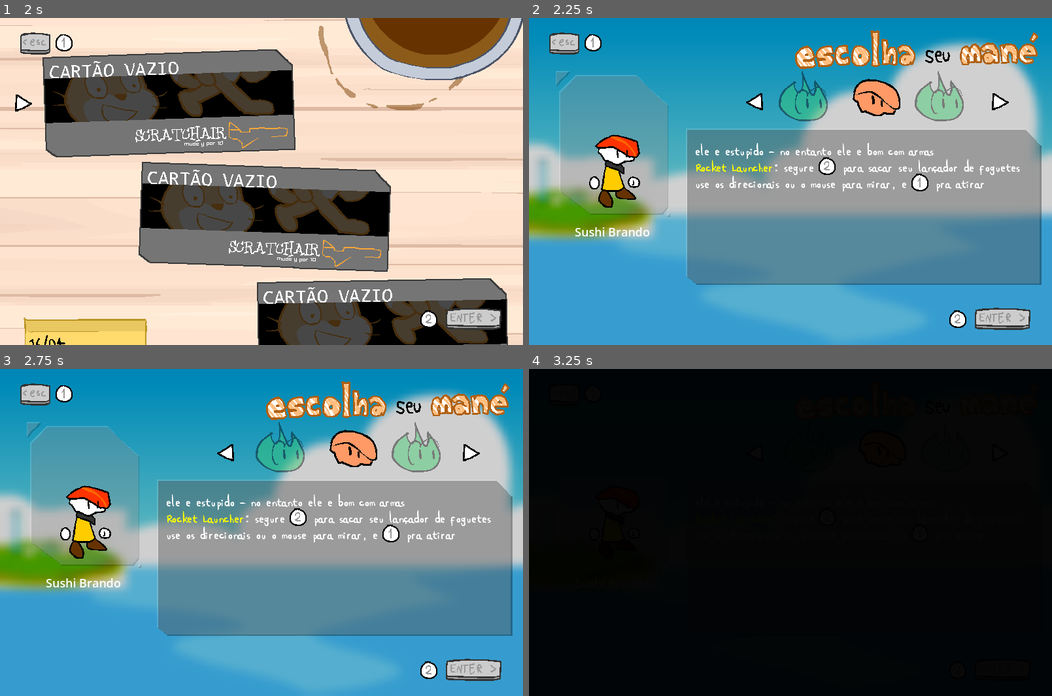
Above: before the commit, frames 1-4 (two rows, left to right).
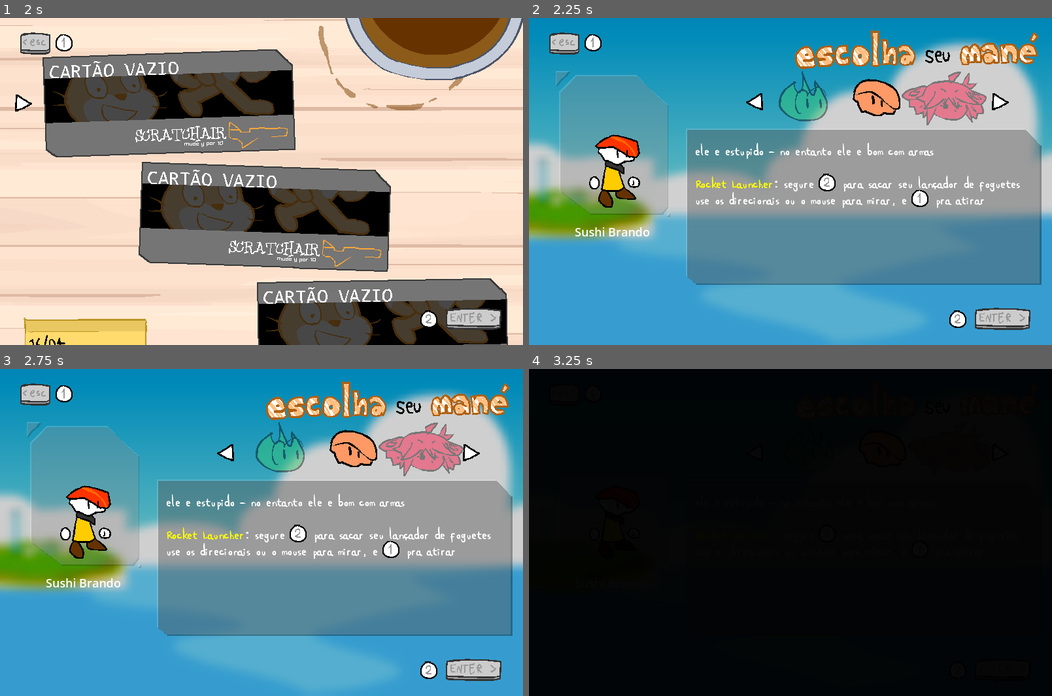
Above: after the commit, the same moments.

Repository: neontflame/jolas
Game: Godot game, scene res://Menustuffs/Menu.tscn
The game is run twice, just before and just after one commit, with the same random seed, the same clock (stepped at 60 frames per second) and the same inputs. The engine's default icon, where the game draws it, is replaced by a stand-in: a white triangle on a blue panel in a dark square.
Inputs (mouse positions are in pixels of both pictures, inside the frame that each line leads up to):
- Up to frame 1 (2 s): tap Enter (ctrl_pause) at 0.5 s; move the mouse to (376, 165) at 0.52 s; hold Right (ctrl_right) 0.53-1.25 s; hold Z (ctrl_2) 0.53-1.25 s; tap X (ctrl_1) at 0.6 s; click (376, 165) at 0.67 s; tap V (ctrl_jump) at 0.77 s; drag from (156, 197) to (235, 246) at 1.27 s
- Up to frame 2 (2.25 s): tap Space at 2 s; move the mouse to (842, 109) at 2.02 s; hold Left (ctrl_left) from 2.03 s (still down); hold Z (ctrl_2) from 2.03 s (still down); tap X (ctrl_1) at 2.1 s
- Up to frame 3 (2.75 s): keep holding Left (ctrl_left); keep holding Z (ctrl_2)
- Up to frame 4 (3.25 s): release Left (ctrl_left) at 2.75 s; release Z (ctrl_2) at 2.75 s; tap Enter (ctrl_pause) at 2.75 s; drag from (764, 597) to (633, 483) at 2.77 s

Frame 1 is identical in both runs. In frame 2, 3.4% of the frame differs, in the area x 31-94%, y 16-59%; in frame 3, 3.4%; in frame 4, less than 0.1%.

Commit message:
draw the rest of the gteto

Diff:
--- a/Menustuffs/DipshitMenu/DipshitMenu.gd
+++ b/Menustuffs/DipshitMenu/DipshitMenu.gd
@@ -64,7 +64,14 @@
 
 	$MenuCanvas/MidAnchor/CharInfo/Name.text = GameUtils.get_char_info(char)['name']
 	$MenuCanvas/MidAnchor/CharInfo/Desc.text = GameUtils.get_char_info(char)['desc']
-	$MenuCanvas/MidAnchor/CharInfo/Desc.text += '\n' + GeneralUtils.text_replacery(GameUtils.get_char_info(char)['ability'])
+
+	$MenuCanvas/MidAnchor/CharInfo/Desc.text += '\n'
+
+	if GameUtils.get_char_info(char)['ability'] is Array:
+		for abilitee in GameUtils.get_char_info(char)['ability']:
+			$MenuCanvas/MidAnchor/CharInfo/Desc.text += '\n' + GeneralUtils.text_replacery(abilitee)
+	else:
+		$MenuCanvas/MidAnchor/CharInfo/Desc.text += '\n' + GeneralUtils.text_replacery(GameUtils.get_char_info(char)['ability'])
 
 var mapToGoTo := ''
 
--- a/Menustuffs/DipshitMenu/DipshitMenu.tscn
+++ b/Menustuffs/DipshitMenu/DipshitMenu.tscn
@@ -37,21 +37,21 @@
 "speed": 12.0
 }]
 
-[node name="DipshitMenu" type="Node2D"]
+[node name="DipshitMenu" type="Node2D" unique_id=1051846534]
 script = ExtResource("1_1fg5c")
 
-[node name="MenuCanvas" type="CanvasLayer" parent="."]
+[node name="MenuCanvas" type="CanvasLayer" parent="." unique_id=1406328895]
 
-[node name="LeftAnchor" type="Control" parent="MenuCanvas"]
+[node name="LeftAnchor" type="Control" parent="MenuCanvas" unique_id=108367386]
 layout_mode = 3
 anchors_preset = 0
 offset_right = 40.0
 offset_bottom = 40.0
 
-[node name="Esc" parent="MenuCanvas/LeftAnchor" instance=ExtResource("2_x8tw6")]
+[node name="Esc" parent="MenuCanvas/LeftAnchor" unique_id=616413071 instance=ExtResource("2_x8tw6")]
 position = Vector2(54, 39)
 
-[node name="MidAnchor" type="Control" parent="MenuCanvas"]
+[node name="MidAnchor" type="Control" parent="MenuCanvas" unique_id=371091860]
 layout_mode = 3
 anchors_preset = 8
 anchor_left = 0.5
@@ -65,11 +65,11 @@
 grow_horizontal = 2
 grow_vertical = 2
 
-[node name="ChooseYourDipshit" type="Sprite2D" parent="MenuCanvas/MidAnchor"]
+[node name="ChooseYourDipshit" type="Sprite2D" parent="MenuCanvas/MidAnchor" unique_id=732016889]
 position = Vector2(213, -182)
 texture = ExtResource("1_v7kdm")
 
-[node name="DipshitDescBox" type="NinePatchRect" parent="MenuCanvas/MidAnchor"]
+[node name="DipshitDescBox" type="NinePatchRect" parent="MenuCanvas/MidAnchor" unique_id=1084625783]
 layout_mode = 0
 offset_left = -140.0
 offset_top = -62.0
@@ -81,14 +81,14 @@
 patch_margin_right = 28
 patch_margin_bottom = 16
 
-[node name="DipshitBox" type="Sprite2D" parent="MenuCanvas/MidAnchor"]
+[node name="DipshitBox" type="Sprite2D" parent="MenuCanvas/MidAnchor" unique_id=1677649635]
 position = Vector2(-252, -38)
 texture = ExtResource("5_ohf5w")
 
-[node name="CharInfo" type="Node2D" parent="MenuCanvas/MidAnchor"]
+[node name="CharInfo" type="Node2D" parent="MenuCanvas/MidAnchor" unique_id=698974887]
 position = Vector2(-380, -230)
 
-[node name="Name" type="Label" parent="MenuCanvas/MidAnchor/CharInfo"]
+[node name="Name" type="Label" parent="MenuCanvas/MidAnchor/CharInfo" unique_id=1892705835]
 offset_left = 26.0
 offset_top = 314.0
 offset_right = 230.0
@@ -98,7 +98,7 @@
 text = "Neon T. Flame"
 horizontal_alignment = 1
 
-[node name="Desc" type="RichTextLabel" parent="MenuCanvas/MidAnchor/CharInfo"]
+[node name="Desc" type="RichTextLabel" parent="MenuCanvas/MidAnchor/CharInfo" unique_id=1605418643]
 offset_left = 252.0
 offset_top = 187.0
 offset_right = 774.0
@@ -111,38 +111,38 @@
 text = "left right left right left right down
 you got [color=#FF0000]another thing[/color] comin if you think i'll lose "
 
-[node name="PreviewPos" type="Node2D" parent="MenuCanvas/MidAnchor/CharInfo"]
+[node name="PreviewPos" type="Node2D" parent="MenuCanvas/MidAnchor/CharInfo" unique_id=1966942834]
 position = Vector2(133, 276)
 
-[node name="IconSelect" type="Node2D" parent="MenuCanvas/MidAnchor"]
+[node name="IconSelect" type="Node2D" parent="MenuCanvas/MidAnchor" unique_id=1097782447]
 position = Vector2(-380, -230)
 
-[node name="SetaRight" type="AnimatedSprite2D" parent="MenuCanvas/MidAnchor/IconSelect"]
+[node name="SetaRight" type="AnimatedSprite2D" parent="MenuCanvas/MidAnchor/IconSelect" unique_id=290295001]
 position = Vector2(721, 127)
 sprite_frames = SubResource("SpriteFrames_pobul")
 
-[node name="SetaLeft" type="AnimatedSprite2D" parent="MenuCanvas/MidAnchor/IconSelect"]
+[node name="SetaLeft" type="AnimatedSprite2D" parent="MenuCanvas/MidAnchor/IconSelect" unique_id=261166968]
 position = Vector2(345, 127)
 sprite_frames = SubResource("SpriteFrames_pobul")
 flip_h = true
 
-[node name="Icons" type="Node2D" parent="MenuCanvas/MidAnchor/IconSelect"]
+[node name="Icons" type="Node2D" parent="MenuCanvas/MidAnchor/IconSelect" unique_id=48006639]
 
-[node name="CurIcon" type="Sprite2D" parent="MenuCanvas/MidAnchor/IconSelect/Icons"]
+[node name="CurIcon" type="Sprite2D" parent="MenuCanvas/MidAnchor/IconSelect/Icons" unique_id=1045895402]
 position = Vector2(540, 122)
 texture = ExtResource("10_ky6fr")
 
-[node name="IconRight" type="Sprite2D" parent="MenuCanvas/MidAnchor/IconSelect/Icons"]
+[node name="IconRight" type="Sprite2D" parent="MenuCanvas/MidAnchor/IconSelect/Icons" unique_id=210653825]
 self_modulate = Color(1, 1, 1, 0.41960785)
 position = Vector2(644, 122)
 texture = ExtResource("10_ky6fr")
 
-[node name="IconLeft" type="Sprite2D" parent="MenuCanvas/MidAnchor/IconSelect/Icons"]
+[node name="IconLeft" type="Sprite2D" parent="MenuCanvas/MidAnchor/IconSelect/Icons" unique_id=769744933]
 self_modulate = Color(1, 1, 1, 0.41960785)
 position = Vector2(436, 122)
 texture = ExtResource("10_ky6fr")
 
-[node name="RightAnchor" type="Control" parent="MenuCanvas"]
+[node name="RightAnchor" type="Control" parent="MenuCanvas" unique_id=247658076]
 layout_mode = 3
 anchors_preset = 3
 anchor_left = 1.0
@@ -154,10 +154,10 @@
 grow_horizontal = 0
 grow_vertical = 0
 
-[node name="Enter" parent="MenuCanvas/RightAnchor" instance=ExtResource("11_6m5v3")]
+[node name="Enter" parent="MenuCanvas/RightAnchor" unique_id=1075826793 instance=ExtResource("11_6m5v3")]
 position = Vector2(-36, 0)
 
-[node name="FadeRect" type="ColorRect" parent="MenuCanvas"]
+[node name="FadeRect" type="ColorRect" parent="MenuCanvas" unique_id=1728147951]
 self_modulate = Color(0, 0, 0, 0)
 anchors_preset = 15
 anchor_right = 1.0
--- /dev/null
+++ b/Playerstuffs/Characters/GTeto/GTeto.tscn
@@ -0,0 +1,207 @@
+[gd_scene format=3 uid="uid://bvn014sqhfrsx"]
+
+[ext_resource type="PackedScene" uid="uid://bv0kwtpveitw3" path="res://Playerstuffs/player.tscn" id="1_hg04w"]
+[ext_resource type="Texture2D" uid="uid://dyso55scr8nd3" path="res://Playerstuffs/Characters/GTeto/Sprites/gteto sonicbattlespin0001.png" id="2_vyqck"]
+[ext_resource type="Texture2D" uid="uid://cexoojt46du05" path="res://Playerstuffs/Characters/GTeto/Sprites/gteto idle.png" id="2_xuht7"]
+[ext_resource type="Texture2D" uid="uid://ct2n51edbywke" path="res://Playerstuffs/Characters/GTeto/Sprites/gteto sonicbattlespin0002.png" id="3_0kway"]
+[ext_resource type="Texture2D" uid="uid://bf8ptiuh0o6yv" path="res://Playerstuffs/Characters/GTeto/Sprites/gteto sonicbattlespin0003.png" id="4_5osx7"]
+[ext_resource type="Texture2D" uid="uid://ogq8cfkukl8q" path="res://Playerstuffs/Characters/GTeto/Sprites/gteto sonicbattlespin0004.png" id="5_pjnwn"]
+[ext_resource type="Texture2D" uid="uid://f724isy4cen7" path="res://Playerstuffs/Characters/GTeto/Sprites/gteto fall.png" id="7_b6rhw"]
+[ext_resource type="Texture2D" uid="uid://c5v2oxx1602mc" path="res://Playerstuffs/Characters/GTeto/Sprites/g-t-charge/gteto charge air0001.png" id="8_s1msp"]
+[ext_resource type="Texture2D" uid="uid://d4jsjygb6qtqj" path="res://Playerstuffs/Characters/GTeto/Sprites/g-t-charge/gteto charge air0002.png" id="9_8bapk"]
+[ext_resource type="Texture2D" uid="uid://rbvtohiij66m" path="res://Playerstuffs/Characters/GTeto/Sprites/g-t-charge/gteto charge floor0001.png" id="10_ok1yj"]
+[ext_resource type="Texture2D" uid="uid://dtrxjtx4c4dqj" path="res://Playerstuffs/Characters/GTeto/Sprites/g-t-charge/gteto charge floor0002.png" id="11_02u55"]
+[ext_resource type="Texture2D" uid="uid://r3t7lj0vl5ng" path="res://Playerstuffs/Characters/GTeto/Sprites/g-t-charge/gteto shoot air0001.png" id="12_onv64"]
+[ext_resource type="Texture2D" uid="uid://conmbxhrm4630" path="res://Playerstuffs/Characters/GTeto/Sprites/g-t-charge/gteto shoot air0002.png" id="13_f4va4"]
+[ext_resource type="Texture2D" uid="uid://bb8y15pd7tvch" path="res://Playerstuffs/Characters/GTeto/Sprites/g-t-charge/gteto shoot air0003.png" id="14_m6nla"]
+[ext_resource type="Texture2D" uid="uid://yn07eewyymts" path="res://Playerstuffs/Characters/GTeto/Sprites/g-t-charge/gteto shoot floor0001.png" id="15_qaut2"]
+[ext_resource type="Texture2D" uid="uid://feqccvu4ueff" path="res://Playerstuffs/Characters/GTeto/Sprites/g-t-charge/gteto shoot floor0002.png" id="16_7bkan"]
+[ext_resource type="Texture2D" uid="uid://71mwr6875rx2" path="res://Playerstuffs/Characters/GTeto/Sprites/g-t-charge/gteto shoot floor0003.png" id="17_br403"]
+[ext_resource type="Texture2D" uid="uid://fmvkrnra3ohf" path="res://Playerstuffs/Characters/GTeto/Sprites/g-t-slam/gtslam air.png" id="18_h6tm1"]
+[ext_resource type="Texture2D" uid="uid://bw53ll6v6ofng" path="res://Playerstuffs/Characters/GTeto/Sprites/g-t-slam/gtslam land0001.png" id="19_bv4nr"]
+[ext_resource type="Texture2D" uid="uid://ditrdvxjwldwk" path="res://Playerstuffs/Characters/GTeto/Sprites/g-t-slam/gtslam land0002.png" id="20_2slyt"]
+[ext_resource type="Texture2D" uid="uid://ngx16jyfy3k8" path="res://Playerstuffs/Characters/GTeto/Sprites/gteto hurt0001.png" id="21_6wfbb"]
+[ext_resource type="Texture2D" uid="uid://df4e4xd0l6go6" path="res://Playerstuffs/Characters/GTeto/Sprites/gteto hurt0002.png" id="22_7d4fm"]
+[ext_resource type="Texture2D" uid="uid://b7vub7m1k471d" path="res://Playerstuffs/Characters/GTeto/Sprites/gteto jump.png" id="23_ustwx"]
+[ext_resource type="Texture2D" uid="uid://bcp6dd7cxwu3s" path="res://Playerstuffs/Characters/GTeto/Sprites/gteto run0001.png" id="24_utfa8"]
+[ext_resource type="Texture2D" uid="uid://tv0q08t4hll5" path="res://Playerstuffs/Characters/GTeto/Sprites/gteto run0002.png" id="25_2dhqi"]
+[ext_resource type="Texture2D" uid="uid://gx1sy3gelg8v" path="res://Playerstuffs/Characters/GTeto/Sprites/gteto run0003.png" id="26_uycj4"]
+[ext_resource type="Texture2D" uid="uid://dh103ro4xmesj" path="res://Playerstuffs/Characters/GTeto/Sprites/gteto run0004.png" id="27_5srw2"]
+[ext_resource type="Texture2D" uid="uid://clh1udpw87e5l" path="res://Playerstuffs/Characters/GTeto/Sprites/gteto walk0001.png" id="28_i567o"]
+[ext_resource type="Texture2D" uid="uid://bv36mw72v6fcx" path="res://Playerstuffs/Characters/GTeto/Sprites/gteto walk0002.png" id="29_dhtg4"]
+[ext_resource type="Texture2D" uid="uid://bswo5w3fydfoe" path="res://Playerstuffs/Characters/GTeto/Sprites/gteto walk0003.png" id="30_0isye"]
+[ext_resource type="Texture2D" uid="uid://b38006pkewtkq" path="res://Playerstuffs/Characters/GTeto/Sprites/gteto walk0004.png" id="31_jokxt"]
+
+[sub_resource type="SpriteFrames" id="SpriteFrames_47cw4"]
+animations = [{
+"frames": [{
+"duration": 1.0,
+"texture": ExtResource("2_vyqck")
+}, {
+"duration": 1.0,
+"texture": ExtResource("3_0kway")
+}, {
+"duration": 1.0,
+"texture": ExtResource("4_5osx7")
+}, {
+"duration": 1.0,
+"texture": ExtResource("5_pjnwn")
+}],
+"loop": true,
+"name": &"battleSpin",
+"speed": 12.0
+}, {
+"frames": [{
+"duration": 1.0,
+"texture": ExtResource("2_xuht7")
+}],
+"loop": true,
+"name": &"default",
+"speed": 5.0
+}, {
+"frames": [{
+"duration": 1.0,
+"texture": ExtResource("7_b6rhw")
+}],
+"loop": true,
+"name": &"fall",
+"speed": 5.0
+}, {
+"frames": [{
+"duration": 1.0,
+"texture": ExtResource("8_s1msp")
+}, {
+"duration": 1.0,
+"texture": ExtResource("9_8bapk")
+}],
+"loop": true,
+"name": &"gtChargeAir",
+"speed": 12.0
+}, {
+"frames": [{
+"duration": 1.0,
+"texture": ExtResource("10_ok1yj")
+}, {
+"duration": 1.0,
+"texture": ExtResource("11_02u55")
+}],
+"loop": true,
+"name": &"gtChargeFloor",
+"speed": 12.0
+}, {
+"frames": [{
+"duration": 1.0,
+"texture": ExtResource("12_onv64")
+}, {
+"duration": 1.0,
+"texture": ExtResource("13_f4va4")
+}, {
+"duration": 5.0,
+"texture": ExtResource("14_m6nla")
+}],
+"loop": false,
+"name": &"gtShootAir",
+"speed": 12.0
+}, {
+"frames": [{
+"duration": 1.0,
+"texture": ExtResource("15_qaut2")
+}, {
+"duration": 1.0,
+"texture": ExtResource("16_7bkan")
+}, {
+"duration": 5.0,
+"texture": ExtResource("17_br403")
+}],
+"loop": false,
+"name": &"gtShootFloor",
+"speed": 12.0
+}, {
+"frames": [{
+"duration": 1.0,
+"texture": ExtResource("18_h6tm1")
+}],
+"loop": true,
+"name": &"gtSlam",
+"speed": 5.0
+}, {
+"frames": [{
+"duration": 1.0,
+"texture": ExtResource("19_bv4nr")
+}, {
+"duration": 1.0,
+"texture": ExtResource("20_2slyt")
+}],
+"loop": false,
+"name": &"gtSlamLand",
+"speed": 12.0
+}, {
+"frames": [{
+"duration": 1.0,
+"texture": ExtResource("21_6wfbb")
+}, {
+"duration": 1.0,
+"texture": ExtResource("22_7d4fm")
+}],
+"loop": false,
+"name": &"hurt",
+"speed": 24.0
+}, {
+"frames": [{
+"duration": 1.0,
+"texture": ExtResource("23_ustwx")
+}],
+"loop": true,
+"name": &"jump",
+"speed": 5.0
+}, {
+"frames": [{
+"duration": 1.0,
+"texture": ExtResource("24_utfa8")
+}, {
+"duration": 1.0,
+"texture": ExtResource("25_2dhqi")
+}, {
+"duration": 1.0,
+"texture": ExtResource("26_uycj4")
+}, {
+"duration": 1.0,
+"texture": ExtResource("27_5srw2")
+}],
+"loop": true,
+"name": &"run",
+"speed": 24.0
+}, {
+"frames": [{
+"duration": 1.0,
+"texture": ExtResource("28_i567o")
+}, {
+"duration": 1.0,
+"texture": ExtResource("29_dhtg4")
+}, {
+"duration": 1.0,
+"texture": ExtResource("30_0isye")
+}, {
+"duration": 1.0,
+"texture": ExtResource("31_jokxt")
+}],
+"loop": true,
+"name": &"walk",
+"speed": 10.0
+}]
+
+[node name="Player" unique_id=440724726 instance=ExtResource("1_hg04w")]
+FLOOR_ACCELERATION = 64.5
+AIR_ACCELERATION = 32
+GRAVITY = 20.0
+JUMP_VELOCITY = -620
+
+[node name="CollisionShape2D" parent="." index="2"]
+position = Vector2(-2.5, 10.675)
+scale = Vector2(0.585, 0.86)
+
+[node name="AnimatedSprite2D" parent="." index="3"]
+sprite_frames = SubResource("SpriteFrames_47cw4")
+animation = &"gtSlamLand"
+frame = 1
+frame_progress = 1.0
--- /dev/null
+++ b/Playerstuffs/Characters/GTeto/Info.json
@@ -0,0 +1,6 @@
+{
+	"name": "G-Teto",
+	"desc": "ela tambem ta ajudando a procurar as chaves! isso e por ocasiao, no entanto; tudo aponta ao canhao que atirou ela aqui",
+	"ability": ["[color=#FFFF00]G-T-Charge[/color]: aperte ctrl_1 pra carregar um projétil poderoso!",
+				"[color=#FF0022]G-T-Slam[/color]: aperte ctrl_2 no ar pra rapidamente ir ate o chao - com um leve knockback no pouso!"]
+}
Not shown: 1 places in Menustuffs/DipshitMenu/DipshitMenu.tscn that only renumber resources
Not shown, added: Playerstuffs/Characters/GTeto/DiagName.png.import
Not shown, added: Playerstuffs/Characters/GTeto/Icon.png.import
Not shown, added: Playerstuffs/Characters/GTeto/Sprites/ObjectsFx/gprojetil explode0001.png.import
Not shown, added: Playerstuffs/Characters/GTeto/Sprites/ObjectsFx/gprojetil explode0002.png.import
Not shown, added: Playerstuffs/Characters/GTeto/Sprites/ObjectsFx/gprojetil explode0003.png.import
Not shown, added: Playerstuffs/Characters/GTeto/Sprites/ObjectsFx/gprojetil explode0004.png.import
Not shown, added: Playerstuffs/Characters/GTeto/Sprites/ObjectsFx/gprojetil0001.png.import
Not shown, added: Playerstuffs/Characters/GTeto/Sprites/ObjectsFx/gprojetil0002.png.import
Not shown, added: Playerstuffs/Characters/GTeto/Sprites/ObjectsFx/gprojetil0003.png.import
Not shown, added: Playerstuffs/Characters/GTeto/Sprites/ObjectsFx/gtslam fx land0001.png.import
Not shown, added: Playerstuffs/Characters/GTeto/Sprites/ObjectsFx/gtslam fx land0002.png.import
(and 35 more such lines)
